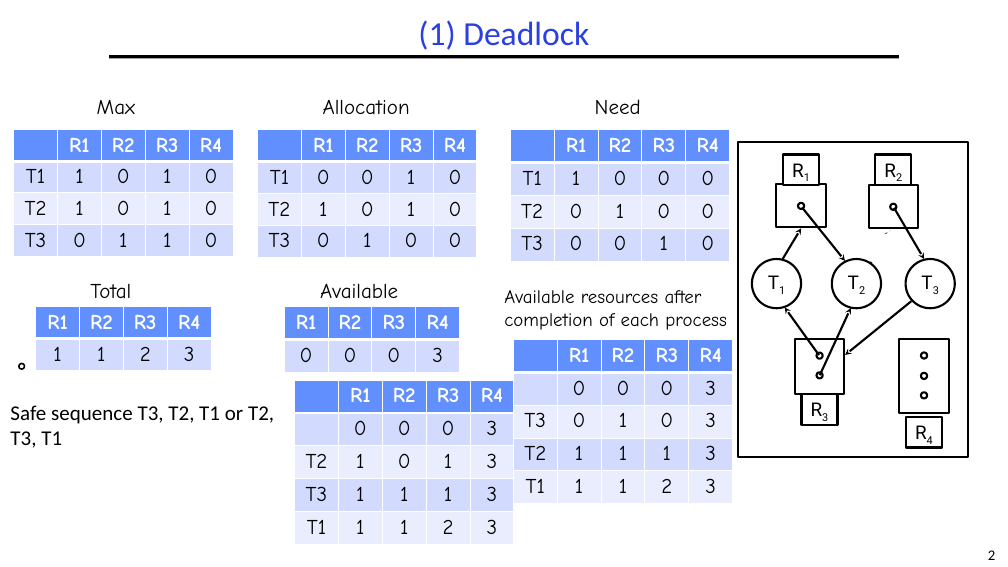
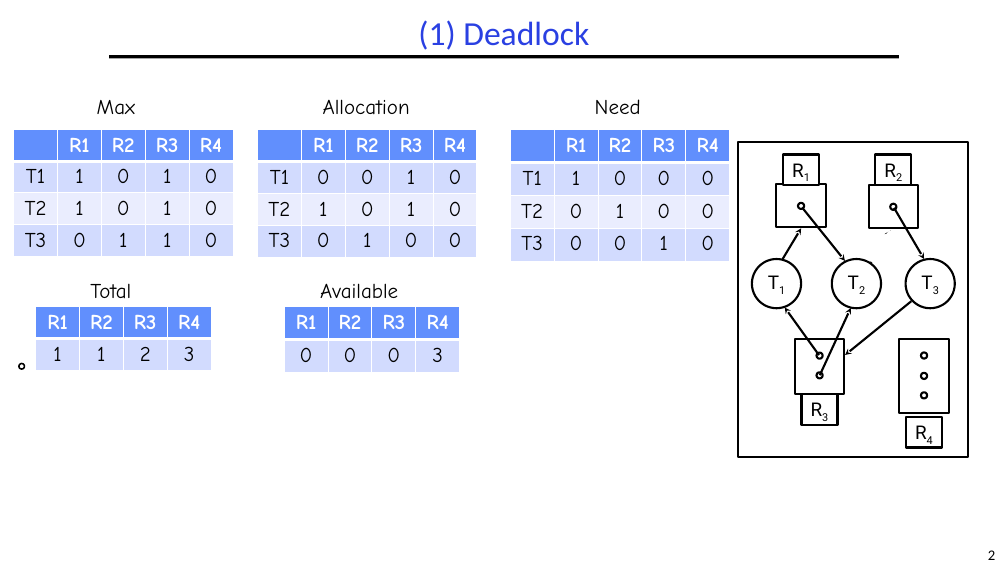
Before and after one commit to guhofstra/CSC256Fa25, a slide deck: slide 2 of PPTs/Midterm Exam ANS.pptx. Drawn at 1008x567 pixels with LibreOffice and Linux fonts; fonts in the diff are those of the drawing. Boxes give left, top, right and bottom in pixels: in the first picture for what was removed or moved away, otherwise in the second. Text is boxed around its words. In the diff, an @@ line names an element or a change of style, - is before the commit and + after.

```diff
--- a/PPTs/Midterm Exam ANS.pptx
+++ b/PPTs/Midterm Exam ANS.pptx
@@ text removed at (504,290,727,330) @@
-Available resources after completion of each process
@@ table removed at (513,340,733,504), 5 rows, 5 columns @@
- | R1 | R2 | R3 | R4
- | 0 | 0 | 0 | 3
-T3 | 0 | 1 | 0 | 3
-T2 | 1 | 1 | 1 | 3
-T1 | 1 | 1 | 2 | 3
@@ table removed at (295,380,514,544), 5 rows, 5 columns @@
- | R1 | R2 | R3 | R4
- | 0 | 0 | 0 | 3
-T2 | 1 | 0 | 1 | 3
-T3 | 1 | 1 | 1 | 3
-T1 | 1 | 1 | 2 | 3
@@ text removed at (10,405,274,448) @@
-Safe sequence T3, T2, T1 or T2, T3, T1
```
Also in this commit, not shown: 5 other files.
